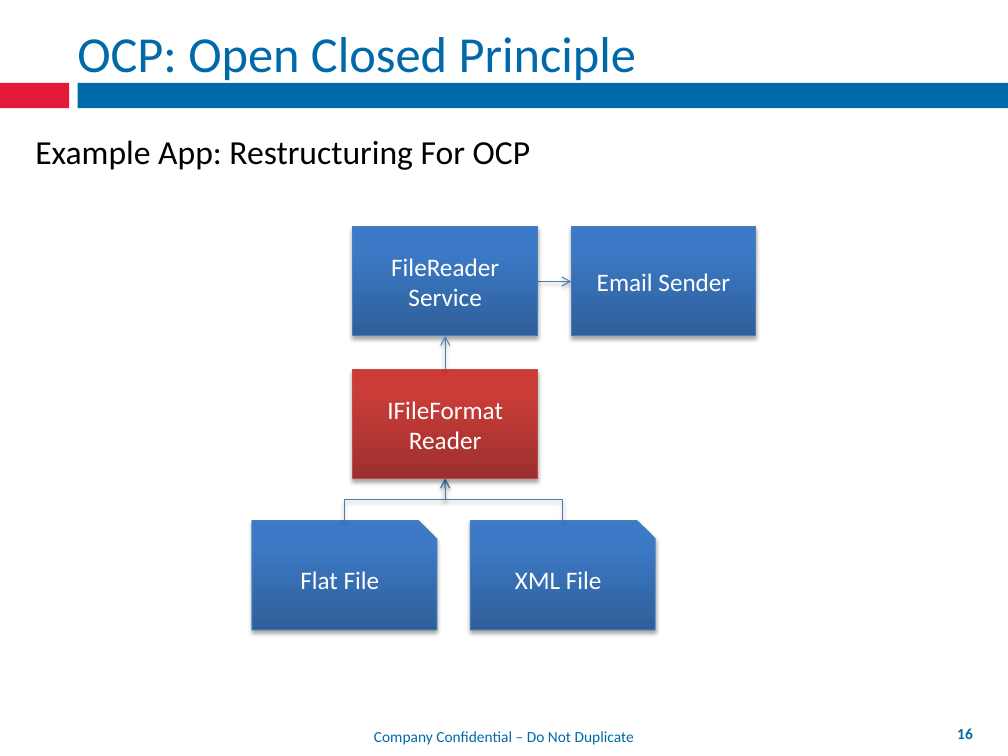
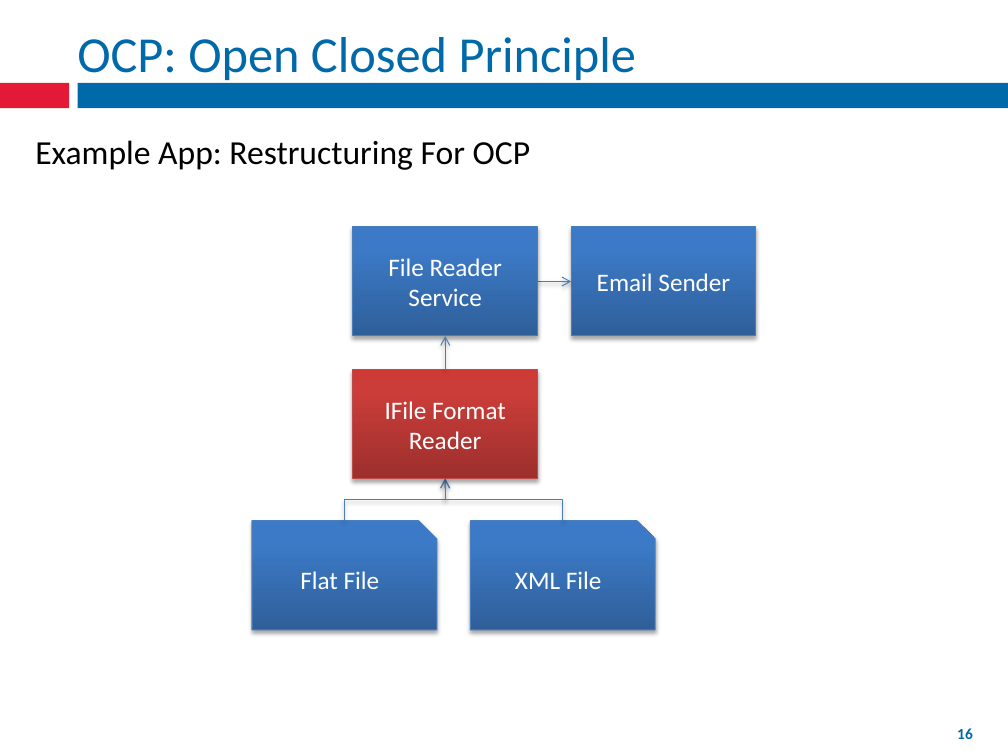
Before and after one commit to mxriverlynn/presentations-and-training, a slide deck: slide 16 of SOLID Principles - Step By Step Code/SOLID Principles Presentation.pptx. Drawn at 1008x756 pixels with LibreOffice and Linux fonts; fonts in the diff are those of the drawing; background and template pictures are left out. Boxes give left, top, right and bottom in pixels: in the first picture for what was removed or moved away, otherwise in the second. Text is boxed around its words. In the diff, an @@ line names an element or a change of style, - is before the commit and + after.

```diff
--- a/SOLID Principles - Step By Step Code/SOLID Principles Presentation.pptx
+++ b/SOLID Principles - Step By Step Code/SOLID Principles Presentation.pptx
@@ text in rectangle at [388,258,502,276]: spaces changed @@
-FileReader
+File Reader
@@ text in rectangle at [385,401,506,449]: spaces changed @@
-IFileFormat Reader
+IFile Format Reader
@@ rectangle added at [277,723,731,748], fill #FFFFFF, outline #FFFFFF 2 pt @@
```
Also in this commit, not shown: 22 other slides changed, 1 slide added, 2 slides removed.
